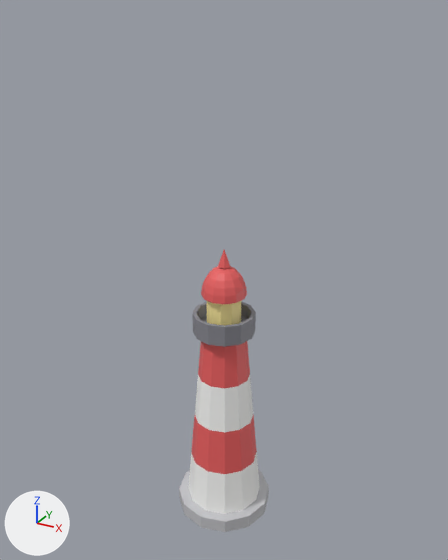
The glTF model public/studio/v2.15.0/d_lighthouse/model.glb, before and after one commit.
Both versions are drawn from a 50 mm camera at (4.45, -8.09, 8.59) aimed at (-0.07, 0.13, 4.48). Arrows for +X, +Y and +Z are at lower left; the lights stay in place. The older version comes first. Where no turn or scale is listed for an object, it has been applied to the vertices.

In view in the first picture: 'part0', 'part1', 'part2', 'part3', 'part4', 'part5', 'part6', 'part7', 'part8', 'part9'.
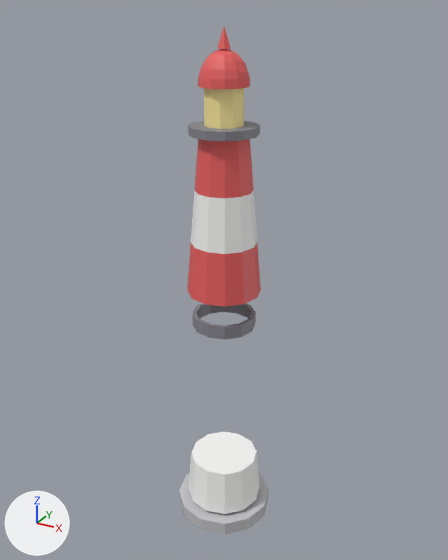
Boxes [x1, y1, x2, y2] around the edits, measured in the pictures (448 x 560 px):
'part2', moved
    before: [192, 415, 257, 474]
    after: [187, 243, 261, 307]
'part3', moved
    before: [195, 375, 253, 432]
    after: [191, 190, 257, 254]
'part4', moved
    before: [198, 341, 250, 388]
    after: [195, 139, 254, 198]
'part8', moved
    before: [201, 266, 247, 304]
    after: [198, 49, 250, 89]
'part7', moved
    before: [206, 301, 242, 325]
    after: [204, 88, 244, 129]
'part5', moved
    before: [193, 315, 255, 347]
    after: [188, 121, 260, 141]
'part9', moved
    before: [218, 250, 230, 269]
    after: [217, 27, 231, 49]

Edits to the bpy script that builds the scene:
```text
Change me_geometry_2:
    used by ob_part2; location = (0.0, 0.0, 0.0)
    remove me_geometry_2.from_pydata(...)  # 26 vertices, 48 faces; spans x -0.6..0.6, y -0.6..0.6, z 1.09..1.93
    add me_geometry_2.from_pydata(...)  # 26 vertices, 48 faces; spans x -0.6..0.6, y -0.6..0.6, z 4.362..5.202
    me_geometry_2 part 1: the whole mesh is moved by (0.0, 0.0, 3.272)
Change me_geometry_3:
    used by ob_part3; location = (0.0, 0.0, 0.0)
    remove me_geometry_3.from_pydata(...)  # 26 vertices, 48 faces; spans x -0.525..0.525, y -0.525..0.525, z 1.93..2.77
    add me_geometry_3.from_pydata(...)  # 26 vertices, 48 faces; spans x -0.525..0.525, y -0.525..0.525, z 5.202..6.042
    me_geometry_3 part 2: the whole mesh is moved by (0.0, 0.0, 3.272)
Change me_geometry_4:
    used by ob_part4; location = (0.0, 0.0, 0.0)
    remove me_geometry_4.from_pydata(...)  # 26 vertices, 48 faces; spans x -0.45..0.45, y -0.45..0.45, z 2.77..3.61
    add me_geometry_4.from_pydata(...)  # 26 vertices, 48 faces; spans x -0.45..0.45, y -0.45..0.45, z 6.042..6.882
    me_geometry_4 part 3: the whole mesh is moved by (0.0, 0.0, 3.272)
Change me_geometry_5:
    used by ob_part5; location = (0.0, 0.0, 0.0)
    remove me_geometry_5.from_pydata(...)  # 26 vertices, 48 faces; spans x -0.525..0.525, y -0.525..0.525, z 3.61..3.74
    add me_geometry_5.from_pydata(...)  # 26 vertices, 48 faces; spans x -0.525..0.525, y -0.525..0.525, z 6.882..7.012
    me_geometry_5 part 4: the whole mesh is moved by (0.0, 0.0, 3.272)
Change me_geometry_7:
    used by ob_part7; location = (0.0, 0.0, 0.0)
    remove me_geometry_7.from_pydata(...)  # 22 vertices, 40 faces; spans x -0.29..0.29, y -0.276..0.276, z 3.74..4.29
    add me_geometry_7.from_pydata(...)  # 22 vertices, 40 faces; spans x -0.29..0.29, y -0.276..0.276, z 7.012..7.562
    me_geometry_7 part 5: the whole mesh is moved by (0.0, 0.0, 3.272)
Change me_geometry_8:
    used by ob_part8; location = (0.0, 0.0, 0.0)
    remove me_geometry_8.from_pydata(...)  # 62 vertices, 120 faces; spans x -0.375..0.375, y -0.375..0.375, z 4.29..4.79
    add me_geometry_8.from_pydata(...)  # 62 vertices, 120 faces; spans x -0.375..0.375, y -0.375..0.375, z 7.562..8.062
    me_geometry_8 part 6: the whole mesh is moved by (0.0, 0.0, 3.272)
Change me_geometry_9:
    used by ob_part9; location = (0.0, 0.0, 0.0)
    remove me_geometry_9.from_pydata(...)  # 8 vertices, 12 faces; spans x -0.11..0.11, y -0.095..0.095, z 4.79..5.09
    add me_geometry_9.from_pydata(...)  # 8 vertices, 12 faces; spans x -0.11..0.11, y -0.095..0.095, z 8.062..8.362
    me_geometry_9 part 7: the whole mesh is moved by (0.0, 0.0, 3.272)
```
